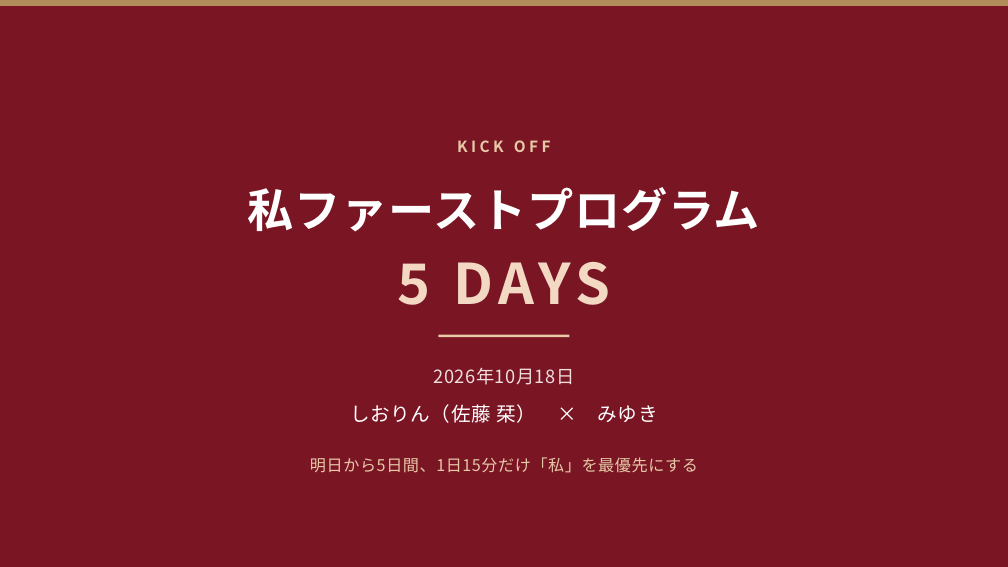
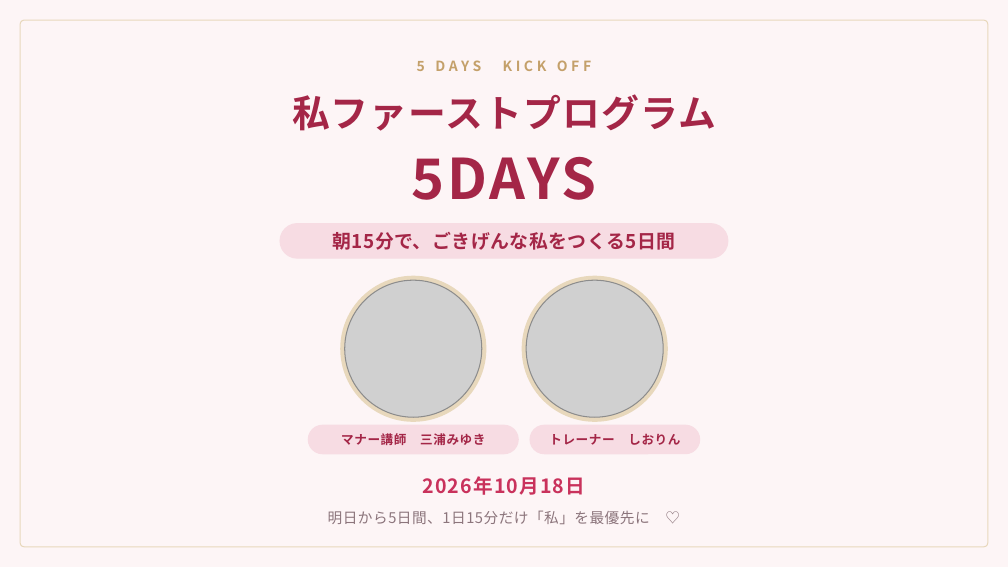
Before and after one commit to shiori0823/shiorin-trainer, a slide deck: slide 1 of jv-5days/deck/5days-kickoff.pptx. Drawn at 1008x567 pixels with LibreOffice and Linux fonts; fonts in the diff are those of the drawing; grey boxes stand for pictures. Boxes give left, top, right and bottom in pixels: in the first picture for what was removed or moved away, otherwise in the second. Text is boxed around its words. In the diff, an @@ line names an element or a change of style, - is before the commit and + after.

```diff
--- a/jv-5days/deck/5days-kickoff.pptx
+++ b/jv-5days/deck/5days-kickoff.pptx
@@ background #7A1524 to #FDF5F6 @@
@@ rectangle removed at (0,0,1008,6) @@
@@ rounded rectangle added at (20,20,988,546), fill #FDF5F6, outline #E8D8BC 0.75 pt @@
@@ text "私ファーストプログラム": place and size @@
-text "私ファーストプログラム" at (248,187,760,232)
+text "私ファーストプログラム" at (292,94,716,131)
@@ text "私ファーストプログラム" at (292,94,716,131): size 33 to 27 pt, text colour #FFFFFF to #A42647, letter spacing 0.6 to 0.8 pt @@
@@ text at (417,60,591,71): text changed; size 11 to 10 pt; text colour #E7C9A8 to #C4A06A @@
-KICK OFF
+5 DAYS KICK OFF
@@ text at (412,157,596,200): text changed; text colour #F3D9C4 to #A42647 @@
-5 DAYS
+5DAYS
@@ rounded rectangle added at (280,224,728,258), fill #F7DCE3, outline #F7DCE3 1 pt @@
@@ text added at (332,232,675,250), 13.5 pt, text #A42647, bold @@
+朝15分で、ごきげんな私をつくる5日間
@@ ellipse added at (341,275,487,421), fill #E8D8BC @@
@@ picture added at (345,280,482,417) @@
@@ ellipse added at (521,275,667,421), fill #E8D8BC @@
@@ picture added at (526,280,663,417) @@
@@ rectangle removed at (438,335,570,338) @@
@@ text removed at (350,404,658,423) @@
-しおりん（佐藤 栞） × みゆき
@@ rounded rectangle added at (308,425,518,454), fill #F7DCE3, outline #F7DCE3 1 pt @@
@@ text added at (341,433,485,445), 9 pt, text #A42647, bold @@
+マナー講師 三浦みゆき
@@ rounded rectangle added at (530,425,700,454), fill #F7DCE3, outline #F7DCE3 1 pt @@
@@ text added at (549,433,680,445), 9 pt, text #A42647, bold @@
+トレーナー しおりん
@@ text "2026年10月18日": place and size @@
-text "2026年10月18日" at (434,367,575,385)
+text "2026年10月18日" at (423,476,586,495)
@@ text "2026年10月18日" at (423,476,586,495): size 13 to 14 pt, text colour #F0DEDE to #C9325C, letter spacing 0.4 to 0.8 pt, bold on @@
@@ text at (328,510,650,524): text changed; size 11.5 to 10.5 pt; text colour #E7C9A8 to #8C757C @@
-明日から5日間、1日15分だけ「私」を最優先にする
+明日から5日間、1日15分だけ「私」を最優先に ♡
```
Also in this commit, not shown: 11 other slides changed, 5 other files.
